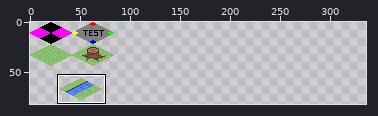
File history of a pixel-art file, assets/tiles.aseprite. The picture above shows the old version from afar; the outline marks the close-up.
Close-up. As it was:
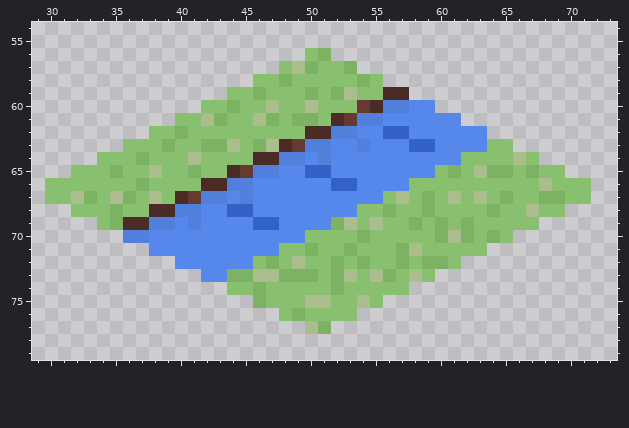
336x176 pixels, 1 frame. Colours within 5 levels of each other are drawn and written as one. Shown: x 29..73, y 54..79. The wide view leaves out empty margins. The commit also changed other parts of the picture, which this record leaves out.
After:
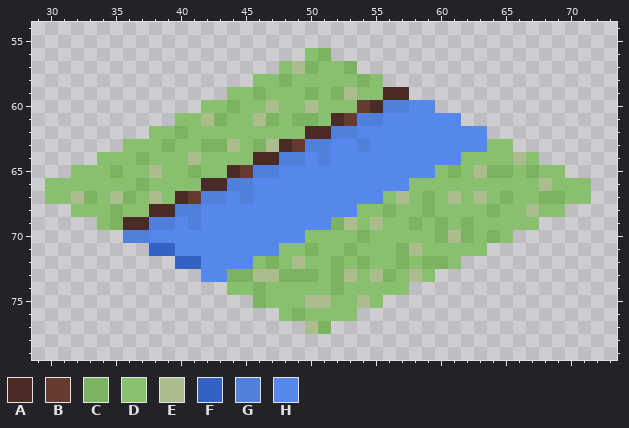
Palette (. is transparent): A #4b2b25  B #663931  C #7cb362  D #89c06f  E #abbd8d  F #3262c5  G #517fdc  H #5687eb
Edits made:
layer "Layer 1" added
Layers "Layer 1", "Main":
The edit turns colour H into colour F in row 71 at x 38 to 39; in row 72 at x 40 to 41.
The edit turns colour F into colour H in row 62 at x 56 to 57; in row 63 at x 58 to 59; in row 65 at x 50 to 51; in row 66 at x 52 to 53; in row 68 at x 44 to 45; in row 69 at x 46 to 47.
Where, in picture pixels (left, top, right, bottom), the same in both close-ups:
changed: (149, 126, 435, 269)
